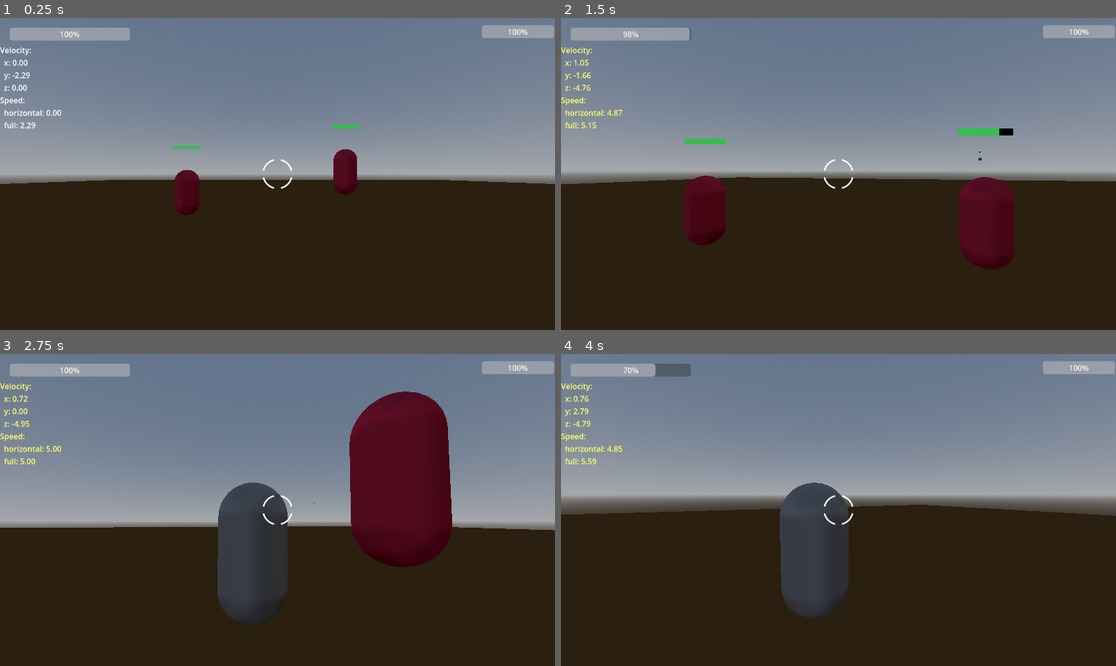
Above: before the commit, frames 1-4 (two rows, left to right).
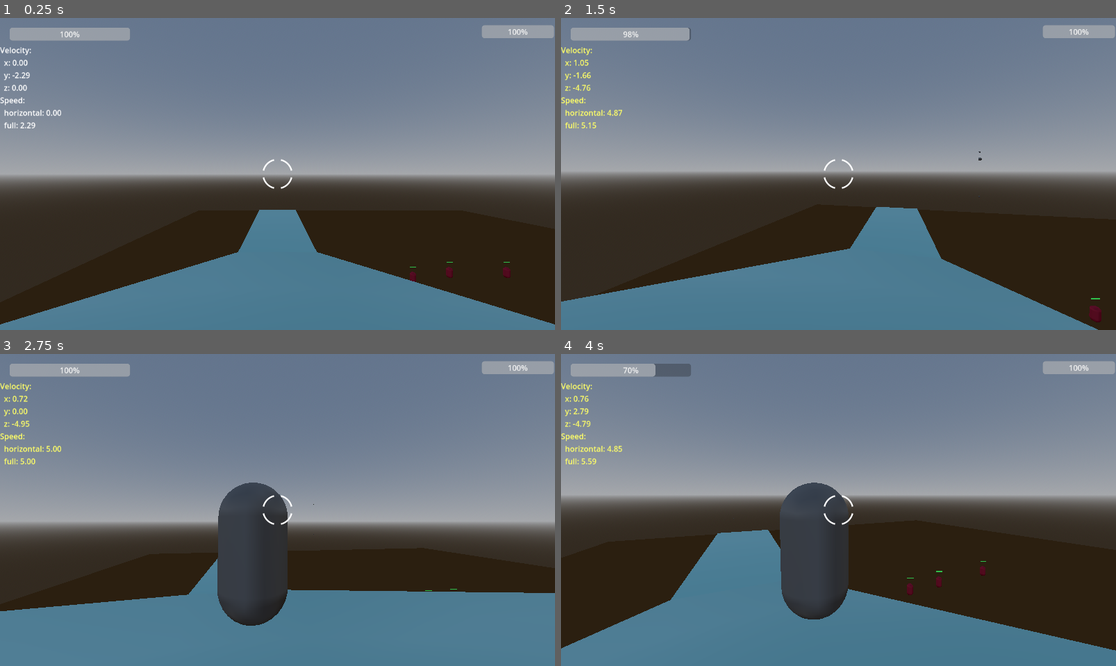
Above: after the commit, the same moments.

Repository: M4tt-/arena-fps
Game: Godot game, scene res://scenes/main/main.tscn
Two runs of this game, one before a commit and one after it. Both use one fixed random seed, a clock stepped at 60 frames per second and the inputs below.
Inputs (mouse positions are in pixels of both pictures, inside the frame that each line leads up to):
- Up to frame 1 (0.25 s): no input
- Up to frame 2 (1.5 s): tap Enter at 0.5 s; move the mouse to (866, 174) at 0.52 s; press the mouse at (866, 174) at 0.53 s; hold W (move_forward) from 0.53 s (still down); tap Space (jump) at 0.77 s; move the mouse to (810, 174) at 1.27 s; release the mouse at (810, 174) at 1.28 s; right-click (810, 174) at 1.35 s
- Up to frame 3 (2.75 s): keep holding W (move_forward); tap Space (jump) at 1.52 s; move the mouse to (288, 503) at 2.02 s; hold T (toggle_third_person) from 2.03 s (still down)
- Up to frame 4 (4 s): keep holding W (move_forward); move the mouse to (832, 516) at 2.77 s; release T (toggle_third_person) at 2.78 s; click (832, 516) at 2.85 s; tap Space (jump) at 3.02, 3.77 s; move the mouse to (877, 513) at 3.52 s; hold Right mouse button (jetpack) from 3.53 s (still down)

The runs differ from the first frame. In frame 1, 23% of the frame differs, in the area x 0-100%, y 34-100%; in frame 2, 27%; in frame 3, 35%, in the area x 0-100%, y 12-100%; in frame 4, 22%.

Commit message:
Added a hill to spawn on to test skiing

Diff:
--- a/levels/level.tscn
+++ b/levels/level.tscn
@@ -1,14 +1,14 @@
-[gd_scene load_steps=10 format=3 uid="uid://bdp6qskjdc8l5"]
+[gd_scene load_steps=14 format=3 uid="uid://bdp6qskjdc8l5"]
 
 [sub_resource type="StandardMaterial3D" id="StandardMaterial3D_2heec"]
 albedo_color = Color(0.4363403, 0.27258053, 0.06726985, 1)
 
 [sub_resource type="BoxMesh" id="BoxMesh_bv8u8"]
 material = SubResource("StandardMaterial3D_2heec")
-size = Vector3(100, 1, 100)
+size = Vector3(150, 1, 150)
 
 [sub_resource type="BoxShape3D" id="BoxShape3D_qtq03"]
-size = Vector3(100, 1, 100)
+size = Vector3(150, 1, 150)
 
 [sub_resource type="BoxMesh" id="BoxMesh_2heec"]
 size = Vector3(25, 1, 3)
@@ -28,6 +28,18 @@
 
 [sub_resource type="BoxShape3D" id="BoxShape3D_1ylry"]
 size = Vector3(2, 1, 3)
+
+[sub_resource type="PhysicsMaterial" id="PhysicsMaterial_umreq"]
+
+[sub_resource type="BoxShape3D" id="BoxShape3D_80vhd"]
+size = Vector3(20, 1, 59)
+
+[sub_resource type="BoxMesh" id="BoxMesh_hjsbj"]
+size = Vector3(20, 1, 60)
+
+[sub_resource type="StandardMaterial3D" id="StandardMaterial3D_cwqvt"]
+albedo_color = Color(0.67058825, 1, 1, 1)
+roughness = 0.47
 
 [node name="Level" type="Node3D"]
 
@@ -64,3 +76,29 @@
 [node name="CollisionShape3D" type="CollisionShape3D" parent="Geometry/CrouchCheck"]
 transform = Transform3D(1, 0, 0, 0, 1, 0, 0, 0, 1, 15, 2.5, 35)
 shape = SubResource("BoxShape3D_1ylry")
+
+[node name="Hill" type="StaticBody3D" parent="Geometry"]
+transform = Transform3D(1, 0, 0, 0, 0.95105654, 0.309017, 0, -0.309017, 0.95105654, 0, 8, 10)
+physics_material_override = SubResource("PhysicsMaterial_umreq")
+
+[node name="CollisionShape3D" type="CollisionShape3D" parent="Geometry/Hill"]
+transform = Transform3D(1, 0, 0, 0, 1, 0, 0, 0, 1, -30, -9.536743e-07, 12.000004)
+shape = SubResource("BoxShape3D_80vhd")
+
+[node name="MeshInstance3D" type="MeshInstance3D" parent="Geometry/Hill"]
+transform = Transform3D(1, 0, 0, 0, 1, 0, 0, 0, 1, -30, 0, 7)
+mesh = SubResource("BoxMesh_hjsbj")
+surface_material_override/0 = SubResource("StandardMaterial3D_cwqvt")
+
+[node name="Runout" type="StaticBody3D" parent="Geometry"]
+transform = Transform3D(1, 0, 0, 0, 1, 0, 0, 0, 1, 0, 1, -48)
+physics_material_override = SubResource("PhysicsMaterial_umreq")
+
+[node name="CollisionShape3D" type="CollisionShape3D" parent="Geometry/Runout"]
+transform = Transform3D(1, 0, 0, 0, 1, 0, 0, 0, 1, -30, 0, 6.5)
+shape = SubResource("BoxShape3D_80vhd")
+
+[node name="MeshInstance3D" type="MeshInstance3D" parent="Geometry/Runout"]
+transform = Transform3D(1, 0, 0, 0, 1, 0, 0, 0, 1, -30, 0, 6.5)
+mesh = SubResource("BoxMesh_hjsbj")
+surface_material_override/0 = SubResource("StandardMaterial3D_cwqvt")
--- a/scripts/main.gd
+++ b/scripts/main.gd
@@ -37,7 +37,7 @@
 
 	# Optional: put player somewhere sensible for testing
 	if player is Node3D:
-		player.global_position = Vector3(0, 1, 10)
+		player.global_position = Vector3(-30, 20, 40)
 
 	# Bind HUD bar to player's Health
 	var health := player.find_child("Health", true, false) as Health
